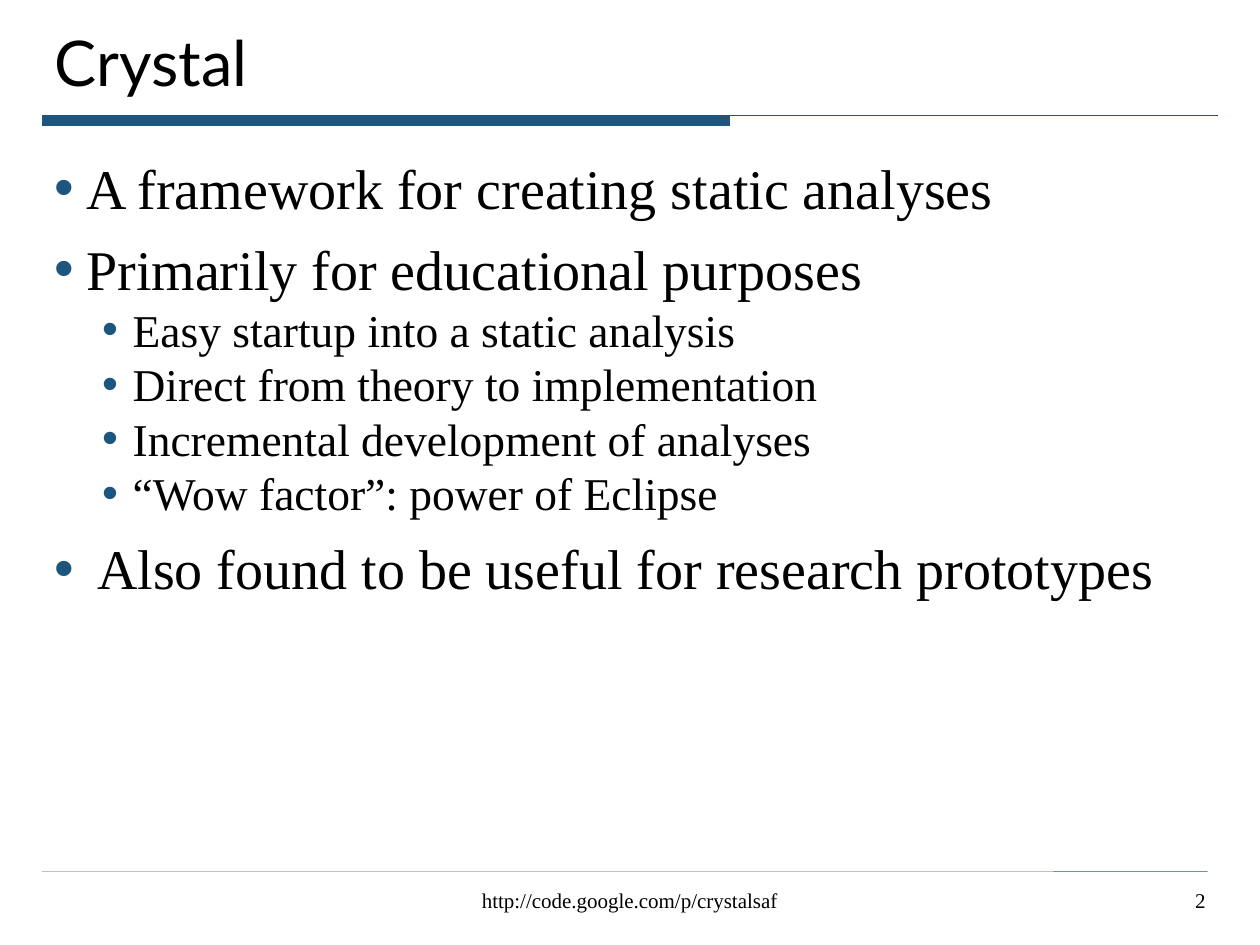
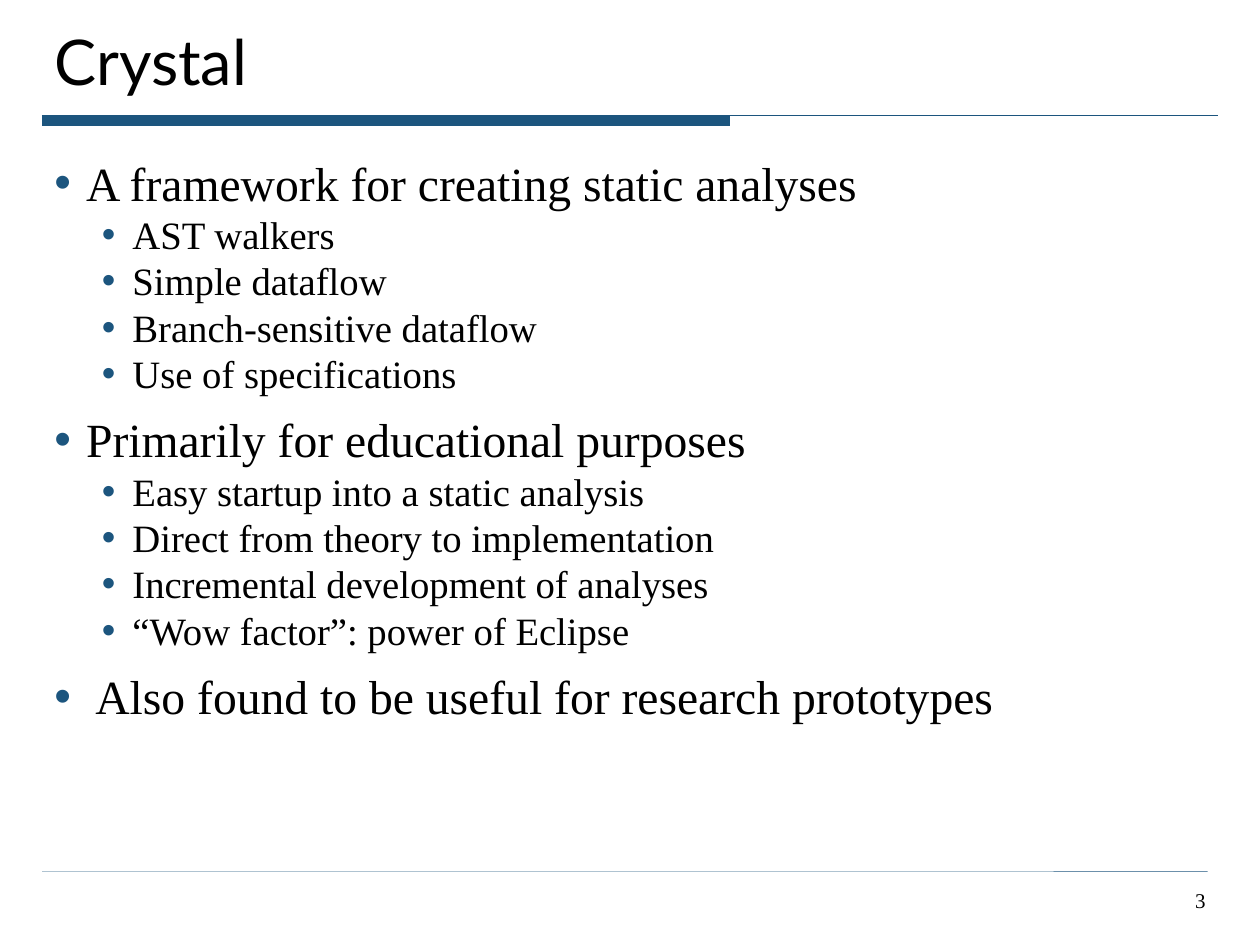
Before and after one commit to ciera/crystalsaf, a slide deck: slide 3 of TutorialExamples/CrystalTutorial.ppt (slide 2 before the commit). Drawn at 1260x945 pixels with LibreOffice and Linux fonts; fonts in the diff are those of the drawing. Boxes give left, top, right and bottom in pixels: in the first picture for what was removed or moved away, otherwise in the second. Text is boxed around its words. In the diff, an @@ line names an element or a change of style, - is before the commit and + after.

```diff
--- a/TutorialExamples/CrystalTutorial.ppt
+++ b/TutorialExamples/CrystalTutorial.ppt
@@ text at box(86, 167, 993, 724): size 32 to 27.2 pt in "A framework for creating static analyses", "Primarily for educational purposes", "Also found to be useful for research ..."; size 26 to 22.1 pt in "Easy startup into a static analysis", "Direct from theory to implementation", "Incremental development of analyses", "“Wow factor”: power of Eclipse" @@
@@ text at box(132, 222, 537, 396): paragraphs added @@
+  • AST walkers
+  • Simple dataflow
+  • Branch-sensitive dataflow
+  • Use of specifications
@@ text removed at box(482, 893, 778, 913) @@
-http://code.google.com/p/crystalsaf
@@ page number at box(1195, 894, 1205, 909): text changed @@
-2
+3
```
Also in this commit, not shown: 35 other slides changed, 2 slides added.
